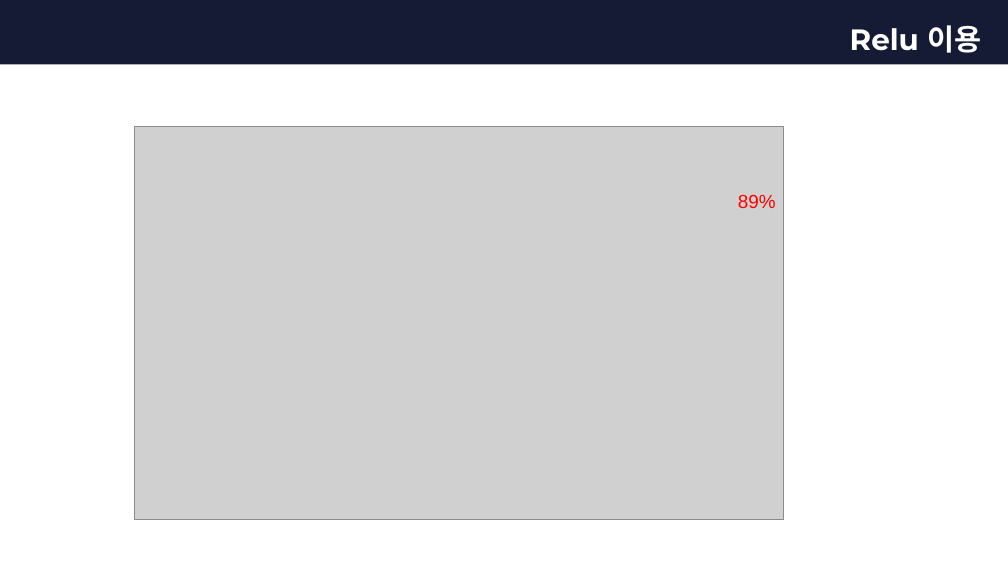
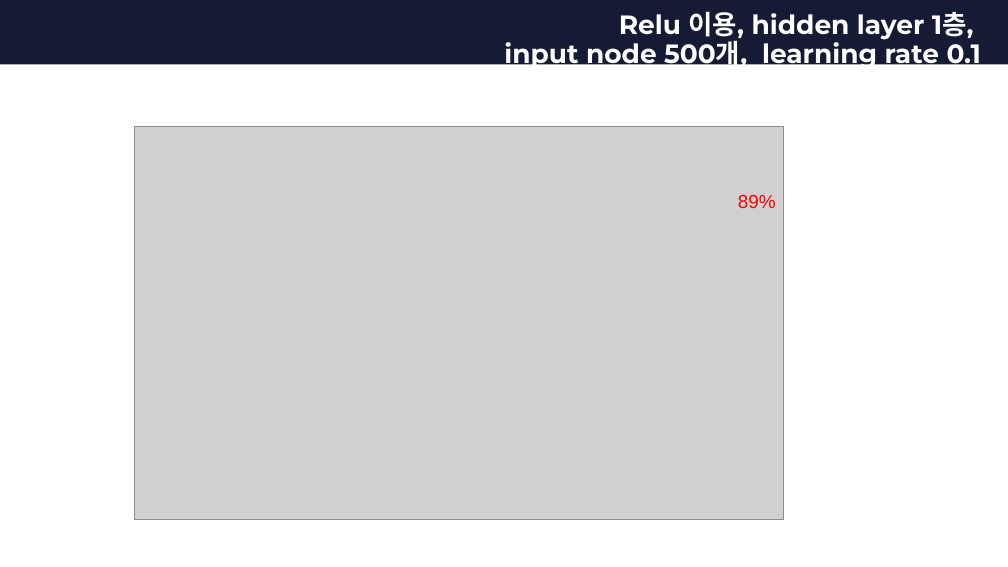
Before and after one commit to devGW/MNIST, a slide deck: slide 7 of ppt/인공지능 MNIST 발표(정건우).pptx. Drawn at 1008x567 pixels with LibreOffice and Linux fonts; fonts in the diff are those of the drawing; grey boxes stand for pictures; background and template pictures are left out; a plain dark background stands for a picture behind light text. Boxes give left, top, right and bottom in pixels: in the first picture for what was removed or moved away, otherwise in the second. Text is boxed around its words. In the diff, an @@ line names an element or a change of style, - is before the commit and + after.

```diff
--- a/ppt/인공지능 MNIST 발표(정건우).pptx
+++ b/ppt/인공지능 MNIST 발표(정건우).pptx
@@ title at [504,11,981,69]: text changed; size 28 to 25.2 pt @@
-Relu 이용
+Relu 이용, hidden layer 1층,
+input node 500개, learning rate 0.1
```
Also in this commit, not shown: 3 other slides changed.
